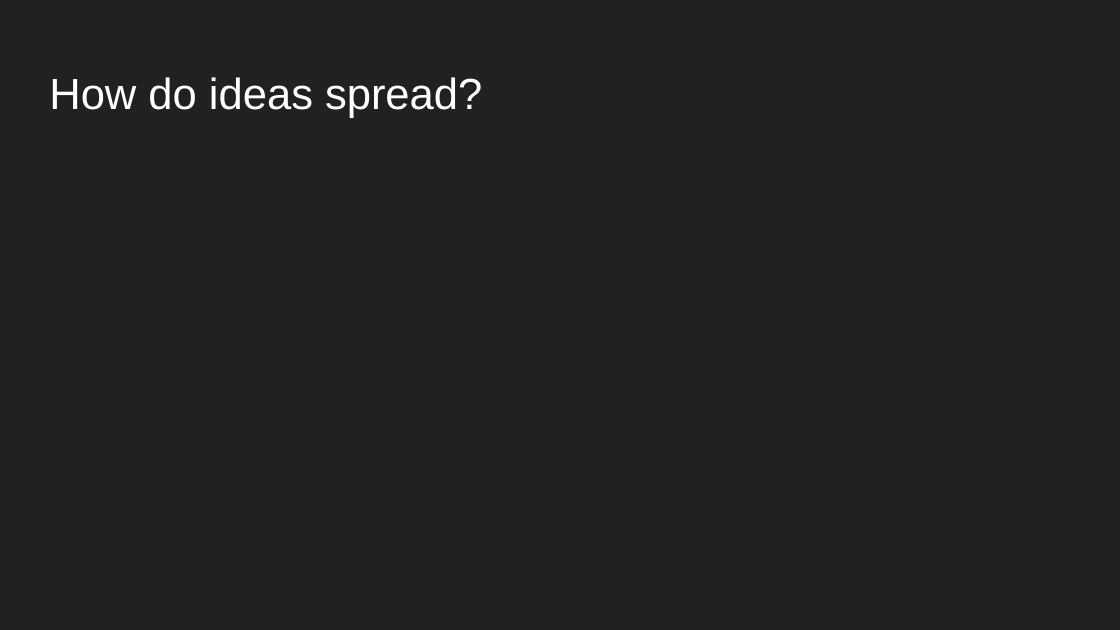
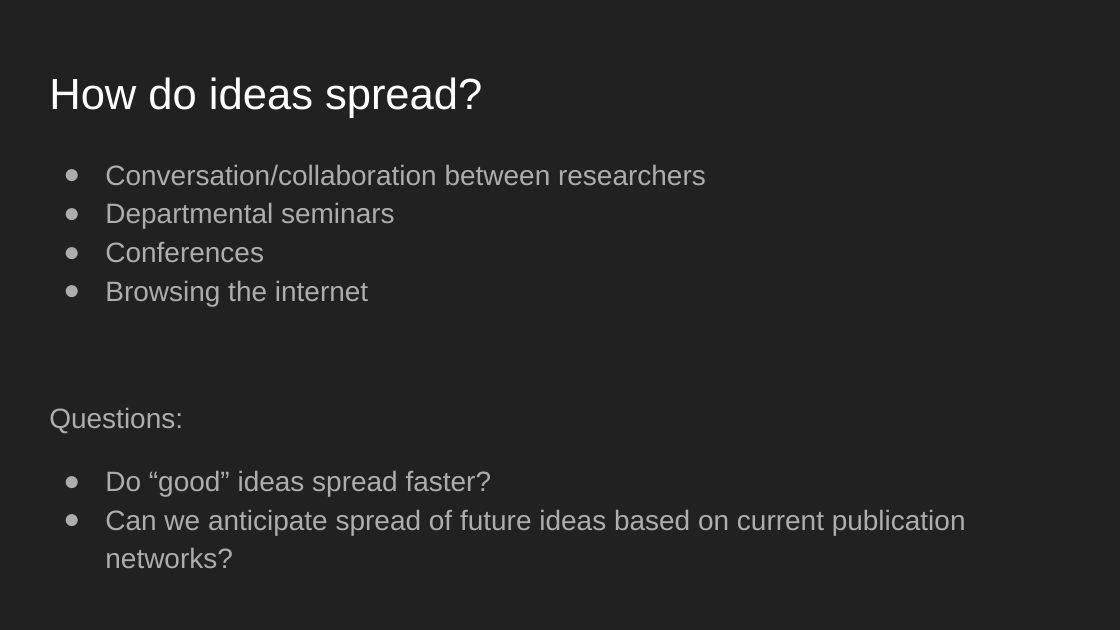
Before and after one commit to rohitmujumdar/Propagation-of-Epidemics-in-Citation-Networks, a slide deck: slide 3 of DOC/Presentation.pptx. Drawn at 1120x630 pixels with LibreOffice and Linux fonts; fonts in the diff are those of the drawing. Boxes give left, top, right and bottom in pixels: in the first picture for what was removed or moved away, otherwise in the second. Text is boxed around its words. In the diff, an @@ line names an element or a change of style, - is before the commit and + after.

```diff
--- a/DOC/Presentation.pptx
+++ b/DOC/Presentation.pptx
@@ text added at (x1=49, y1=164, x2=966, y2=568), 18 pt, text #ADADAD @@
+● Conversation/collaboration between researchers
+● Departmental seminars
+● Conferences
+● Browsing the internet
+Questions:
+● Do “good” ideas spread faster?
+● Can we anticipate spread of future ideas based on current publication networks?
```
Also in this commit, not shown: 3 other slides changed, 9 slides added, 1 slide removed, 1 other file.
